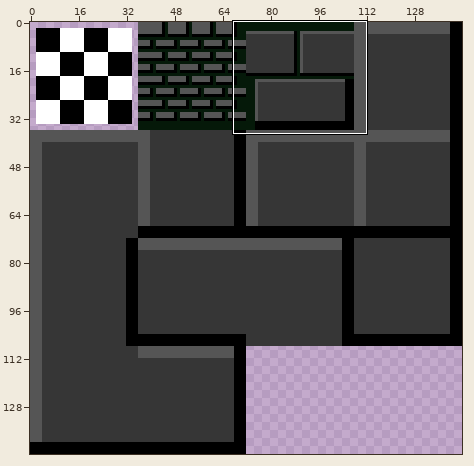
A sprite sheet gets an edit: MMOProject/tilesets/default_tileset/output_tileset.png. The picture above shows the old version from afar; the outline marks the close-up.
Close-up. The starting point:
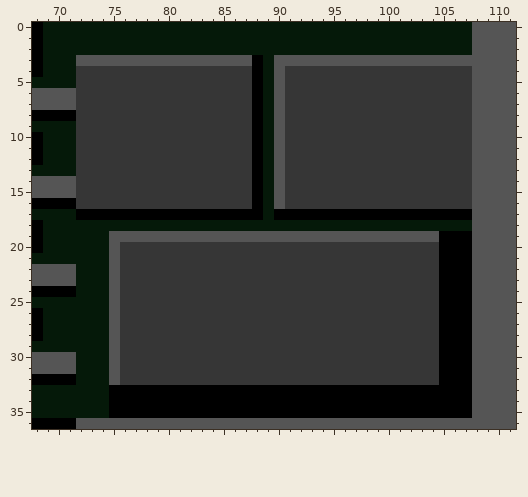
The file is 144x144 pixels. Colours within 5 levels of each other are drawn and written as one. Shown: x 68..111, y 0..36.
And afterwards:
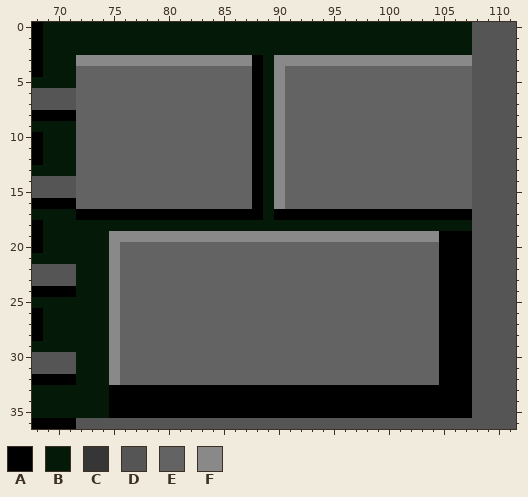
Palette (. is transparent): A #000000  B #051909  C #363636  D #555555  E #636363  F #898989
From old to new:
y 3: x 72..87 DDDDDDDDDDDDDDDD -> FFFFFFFFFFFFFFFF; x 90..107 DDDDDDDDDDDDDDDDDD -> FFFFFFFFFFFFFFFFFF
y 4..16: x 72..87 CCCCCCCCCCCCCCCC -> EEEEEEEEEEEEEEEE; x 90..107 DCCCCCCCCCCCCCCCCC -> FEEEEEEEEEEEEEEEEE
y 19: x 75..104 DDDDDDDDDDDDDDDDDDDDDDDDDDDDDD -> FFFFFFFFFFFFFFFFFFFFFFFFFFFFFF
y 20..32: x 75..104 DCCCCCCCCCCCCCCCCCCCCCCCCCCCCC -> FEEEEEEEEEEEEEEEEEEEEEEEEEEEEE
Boxes around the changes in both close-ups, in picture pixels (x1, y1, x2, y2):
changed: (76, 55, 472, 385)
